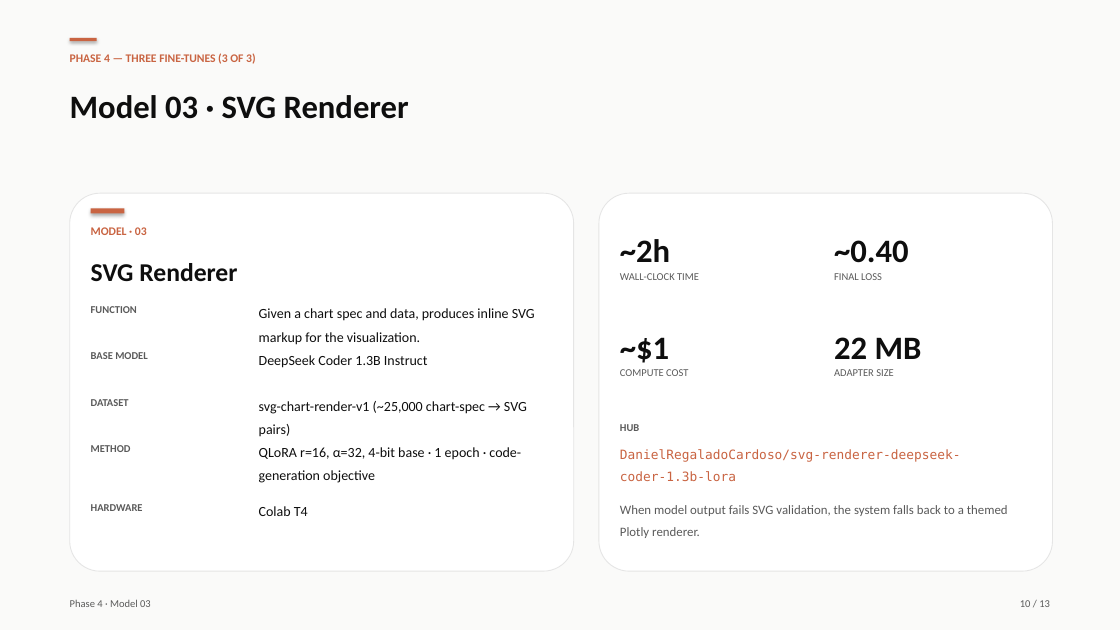
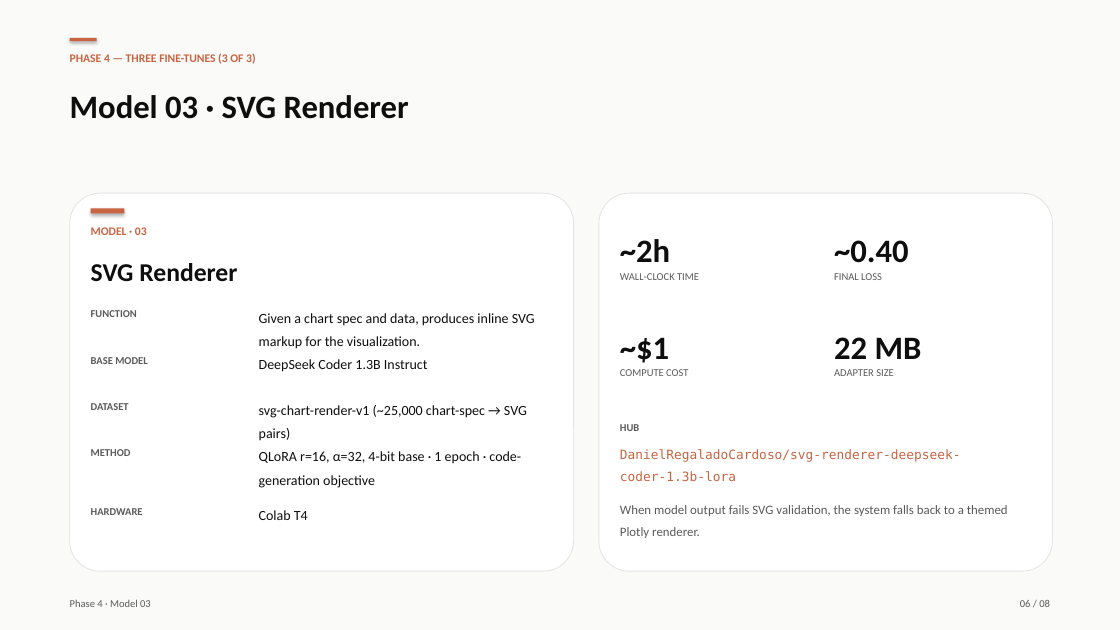
Before and after one commit to DanielRegaladoUMiami/sql-agent-llmops, a slide deck: slide 6 of presentation/slides-editable.pptx (slide 10 before the commit). Drawn at 1120x630 pixels with LibreOffice and Linux fonts; fonts in the diff are those of the drawing. Boxes give left, top, right and bottom in pixels: in the first picture for what was removed or moved away, otherwise in the second. Text is boxed around its words. In the diff, an @@ line names an element or a change of style, - is before the commit and + after.

```diff
--- a/presentation/slides-editable.pptx
+++ b/presentation/slides-editable.pptx
@@ 10 texts: place and size @@
-10 texts at (91,306,535,516)
+10 texts at (91,310,535,520)
@@ text at (1020,600,1050,607): text changed @@
-10 / 13
+06 / 08
```
Also in this commit, not shown: 5 other slides changed, 1 slide added, 6 slides removed, 1 other file.
